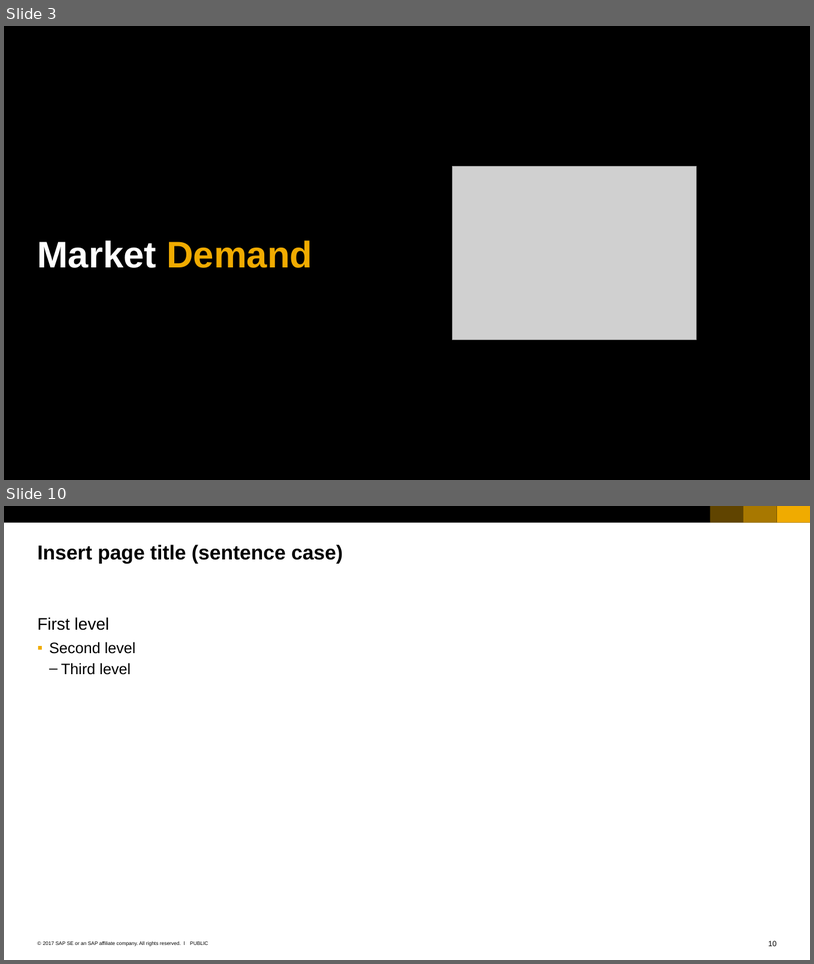
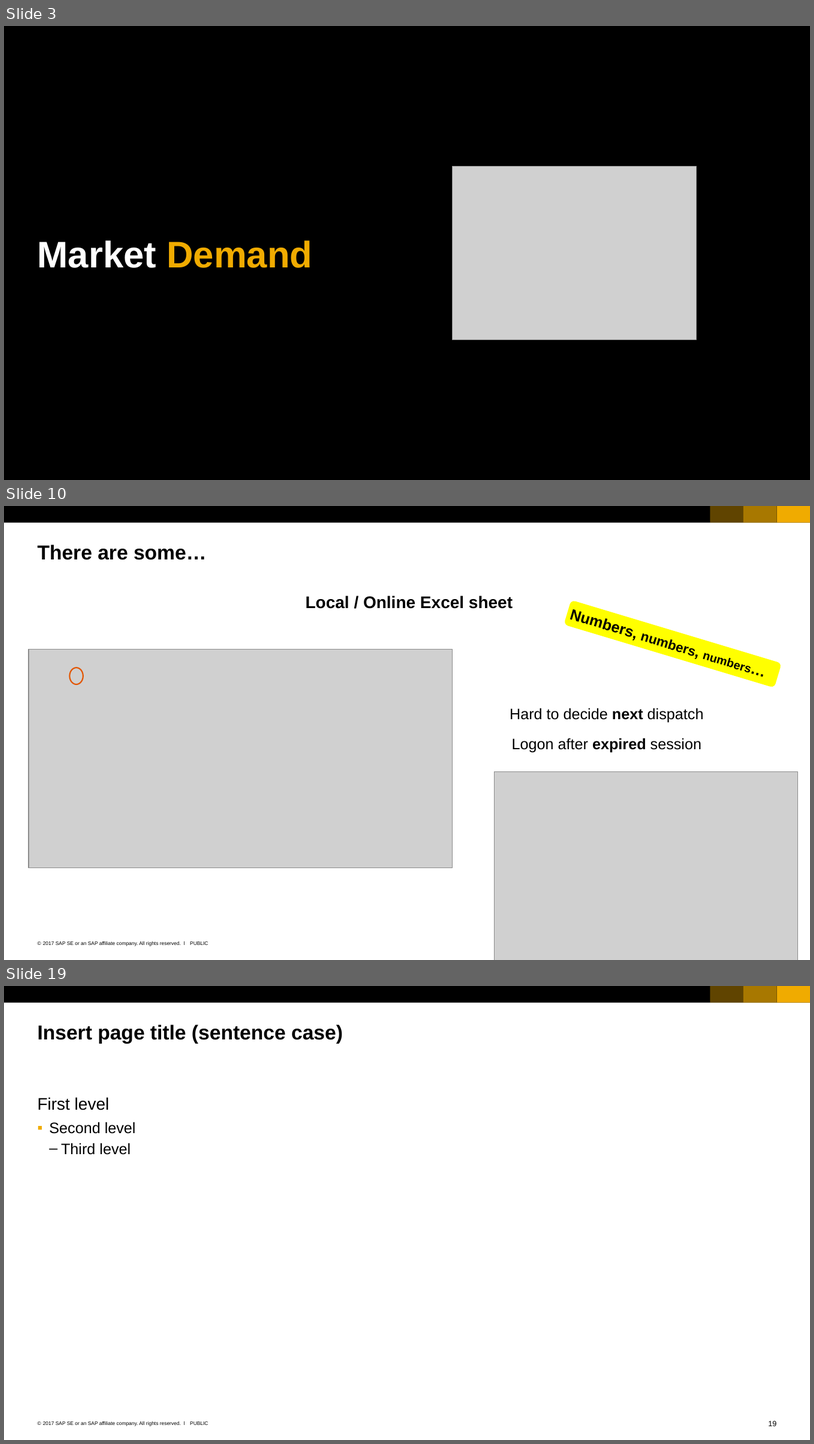
Before and after one commit to Ahaan17Saroch/Queue-Manager-Cloud-Dispatcher, a slide deck: SAP_2017_16x9_black_and_white.pptx. Shown one above the other, each under a label of ours: slides 3 and 10 before the commit, slides 3, 10 and 19 after it; the slides between them are not shown. The pictures are 814x964 and 814x1444 pixels, drawn with LibreOffice and Linux fonts; fonts in the diff are those of the drawing; grey boxes stand for pictures. Boxes give left, top, right and bottom in pixels: in the first picture for what was removed or moved away, otherwise in the second. Text is boxed around its words. In the diff, an @@ line names an element or a change of style, - is before the commit and + after.

```diff
--- a/SAP_2017_16x9_black_and_white.pptx
+++ b/SAP_2017_16x9_black_and_white.pptx
@@ slide 10 added at (x1=4, y1=506, x2=810, y2=960), background #FFFFFF; not listed: 6 template elements that a slide beside it also shows @@
@@ title added at (x1=38, y1=544, x2=206, y2=560), 24 pt, text #000000, bold @@
+There are some…
@@ text added at (x1=306, y1=595, x2=513, y2=609), 20 pt, text #000000, bold @@
+Local / Online Excel sheet
@@ rounded rectangle added at (x1=564, y1=600, x2=782, y2=688), fill #FFFF00, 18 pt, text #000000, bold @@
+Numbers, numbers, numbers…
@@ picture added at (x1=29, y1=649, x2=453, y2=867) @@
@@ ellipse added at (x1=70, y1=667, x2=83, y2=684), outline #E35500 1.5 pt @@
@@ text added at (x1=510, y1=708, x2=704, y2=723), 18 pt, text #000000 @@
+Hard to decide next dispatch
@@ text added at (x1=512, y1=738, x2=702, y2=753), 18 pt, text #000000 @@
+Logon after expired session
@@ picture added at (x1=494, y1=771, x2=798, y2=960) @@
@@ what was slide 10 is now slide 19 @@
@@ page number at (x1=768, y1=1420, x2=777, y2=1426): text changed @@
-10
+19
```
Also in this commit, not shown: 14 other slides added, 6 slides removed, 1 other file.
